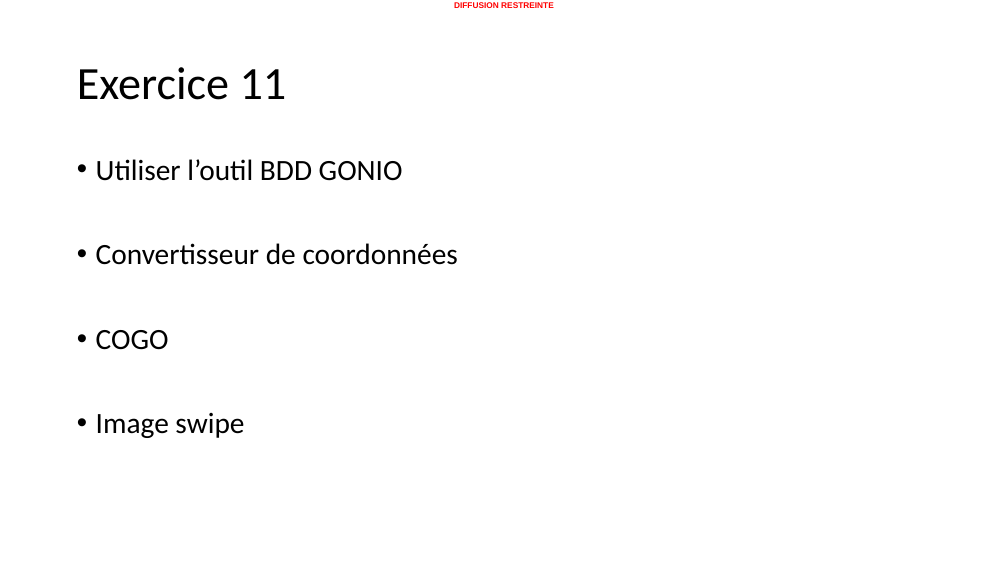
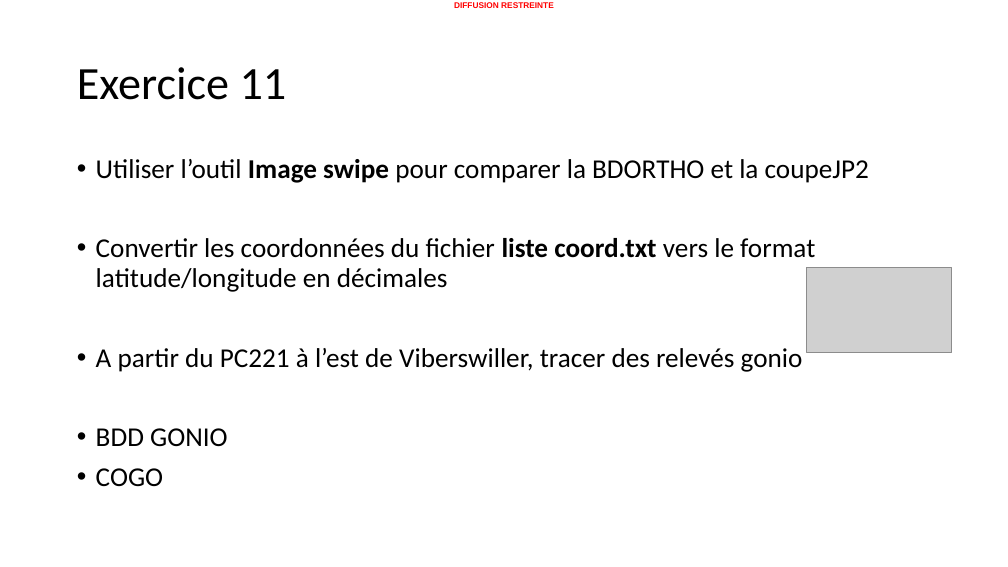
Before and after one commit to 20100dbg/OutilsGeo, a slide deck: slide 22 of cours/GM - Travaux pratiques - drill.pptx (slide 23 before the commit). Drawn at 1008x567 pixels with LibreOffice and Linux fonts; fonts in the diff are those of the drawing; grey boxes stand for pictures; background and template pictures are left out. Boxes give left, top, right and bottom in pixels: in the first picture for what was removed or moved away, otherwise in the second. Text is boxed around its words. In the diff, an @@ line names an element or a change of style, - is before the commit and + after.

Commit message:
MAJ cours, MAJ BDD GONIO et ConvCoord, nettoyage

```diff
--- a/cours/GM - Travaux pratiques - drill.pptx
+++ b/cours/GM - Travaux pratiques - drill.pptx
@@ text at [96, 159, 869, 447]: text changed; size 28 to 25.9 pt @@
-• Utiliser l’outil BDD GONIO
-• Convertisseur de coordonnées
+• Utiliser l’outil Image swipe pour comparer la BDORTHO et la coupeJP2
+• Convertir les coordonnées du fichier liste coord.txt vers le format latitude/longitude en décimales
+• A partir du PC221 à l’est de Viberswiller, tracer des relevés gonio
+• BDD GONIO
@@ picture added at [807, 267, 951, 353] @@
@@ text at [96, 413, 244, 438]: paragraph removed @@
-• Image swipe
@@ text at [96, 468, 163, 486]: size 28 to 25.9 pt in "COGO" @@
```
Also in this commit, not shown: 21 other slides changed, 3 slides added, 1 slide removed, 27 other files.
